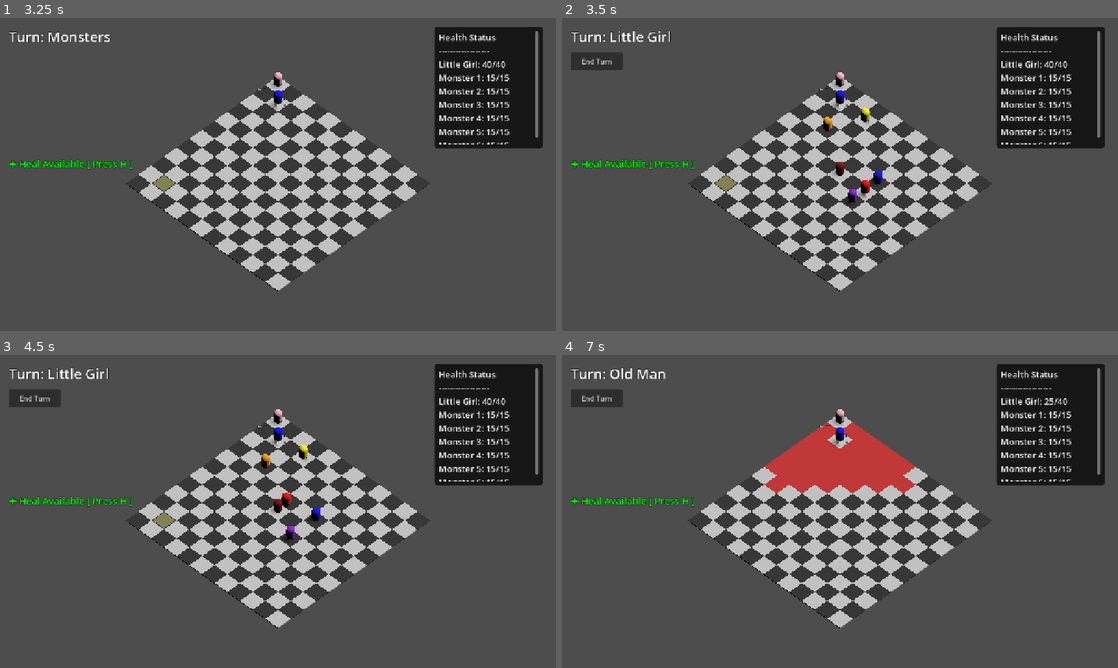
Above: before the commit, frames 1-4 (two rows, left to right).
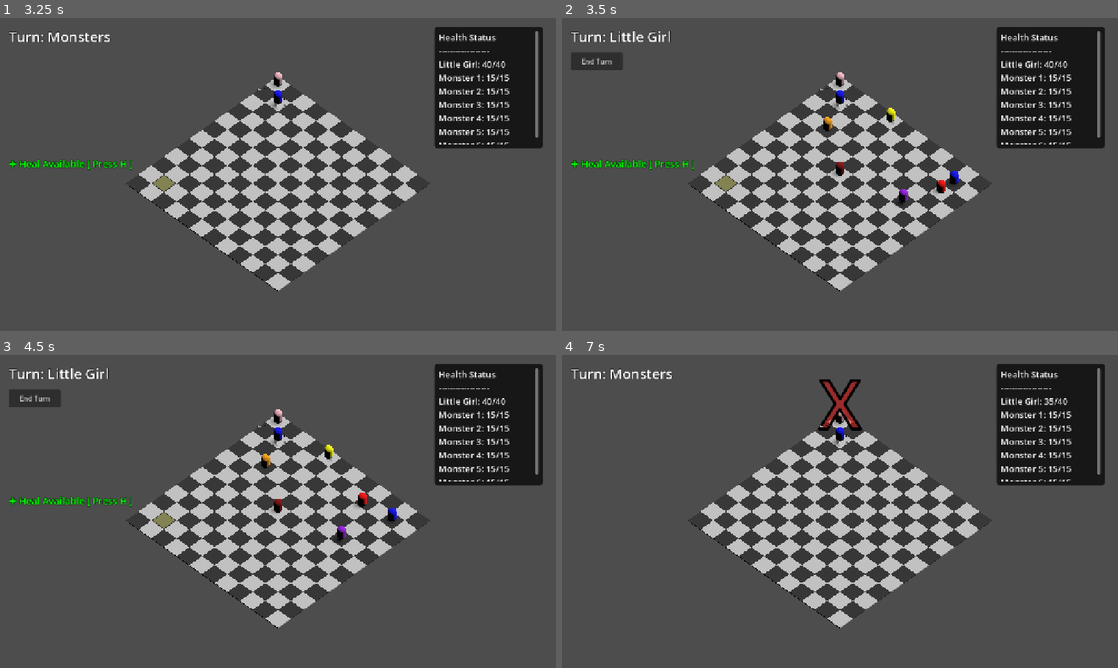
Above: after the commit, the same moments.

Repository: Absion/Invis-Monster-Chess-Game
Game: Godot game, scene res://scenes/main_menu.tscn
Same seed, same stepped clock (60 frames per second), same inputs: the game is played once before the commit and once after it. Sound files missing from this copy of the repository are replaced by a short silence.
Inputs (mouse positions are in pixels of both pictures, inside the frame that each line leads up to):
- Up to frame 1 (3.25 s): click "Start Game" at 0.5 s; click "End Turn" at 1.25 s; tap H at 2, 2.1, 2.75, 2.85 s; move the mouse to (400, 158) at 2.02 s; click (400, 158) at 2.17 s; move the mouse to (166, 190) at 2.77 s; click (166, 190) at 2.92 s
- Up to frame 2 (3.5 s): no input
- Up to frame 3 (4.5 s): click "End Turn" at 3.5 s; click "End Turn" at 4.25 s
- Up to frame 4 (7 s): tap H at 5, 5.1, 5.75, 5.85, 6.5, 6.6 s; move the mouse to (895, 442) at 5.02 s; click (895, 442) at 5.17 s; move the mouse to (812, 574) at 5.77 s; click (812, 574) at 5.92 s; move the mouse to (1006, 558) at 6.52 s; click (1006, 558) at 6.67 s

Frame 1 is identical in both runs. In frame 2, 0.5% of the frame differs, in the area x 51-72%, y 28-60%; in frame 3, 0.5%; in frame 4, 5.5%, in the area x 1-88%, y 4-49%.

Commit message:
⚡ Bolt: AStarGrid2D Manhattan Heuristic Optimization
Co-authored-by: Absion <21176902+Absion@users.noreply.github.com>

Diff:
--- a/combat/grid_manager.gd
+++ b/combat/grid_manager.gd
@@ -47,6 +47,11 @@
 	astar.cell_size = Vector2(CELL_SIZE, CELL_SIZE)
 	# Manhattan distance matches standard grid movement without diagonals (like a chess rook)
 	astar.diagonal_mode = AStarGrid2D.DIAGONAL_MODE_NEVER
+
+	# ⚡ Bolt Optimization: Use Manhattan heuristic to prune A* expansions for non-diagonal grids
+	astar.default_compute_heuristic = AStarGrid2D.HEURISTIC_MANHATTAN
+	astar.default_estimate_heuristic = AStarGrid2D.HEURISTIC_MANHATTAN
+
 	astar.update()
 
 ## Called after moving actors or changing grid state to refresh pathfinding obstacles.
Not shown, changed: .jules/bolt.md
